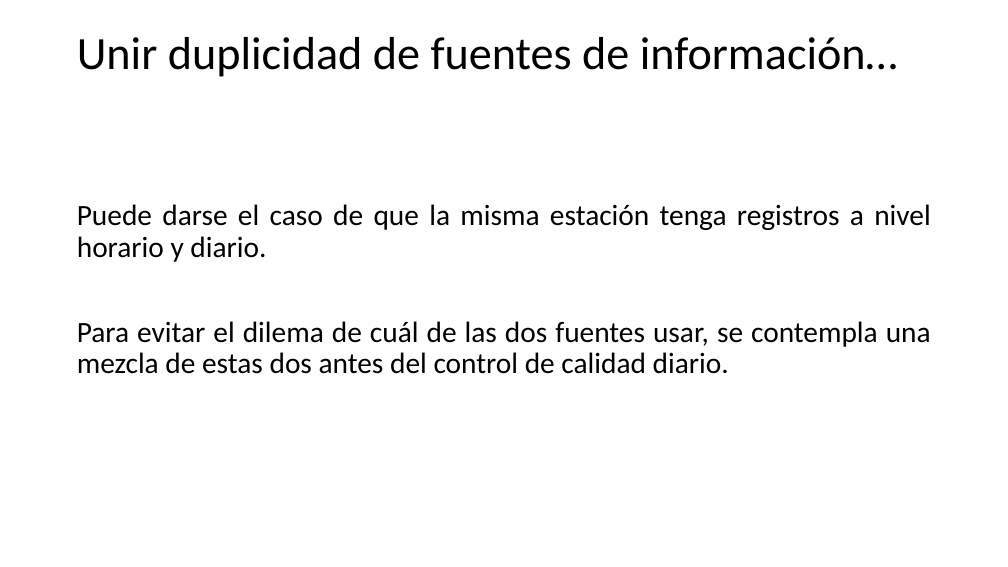
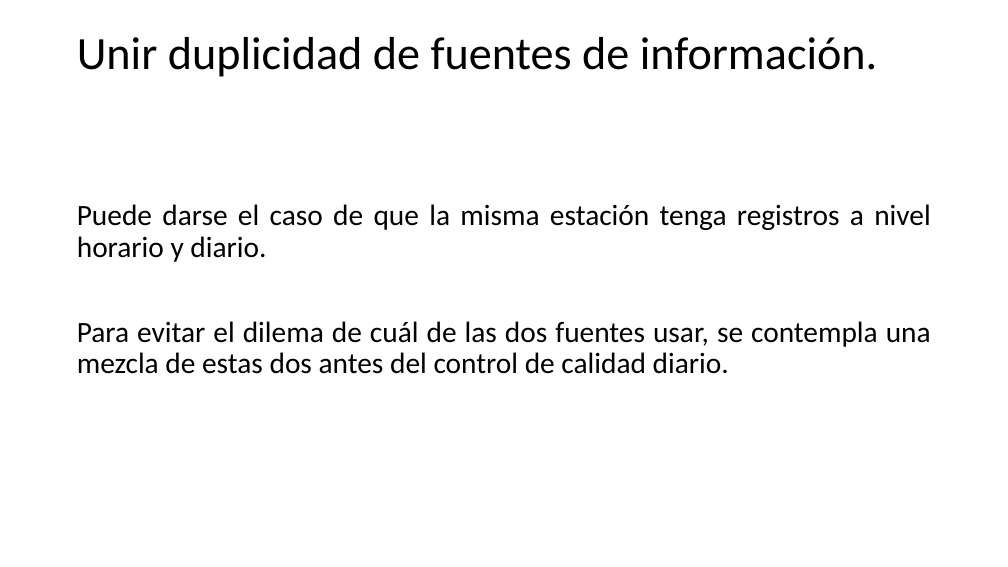
Before and after one commit to victor1130/Scripts_Clima, a slide deck: slide 13 of Tratamiento de datos climáticos.pptx. Drawn at 1008x567 pixels with LibreOffice and Linux fonts; fonts in the diff are those of the drawing. Boxes give left, top, right and bottom in pixels: in the first picture for what was removed or moved away, otherwise in the second. Text is boxed around its words. In the diff, an @@ line names an element or a change of style, - is before the commit and + after.

```diff
--- a/Tratamiento de datos climáticos.pptx
+++ b/Tratamiento de datos climáticos.pptx
@@ title at (77,37,878,77): text changed @@
-Unir duplicidad de fuentes de información…
+Unir duplicidad de fuentes de información.
```
Also in this commit, not shown: 17 other slides changed, 1 slide removed, 2 other files.
